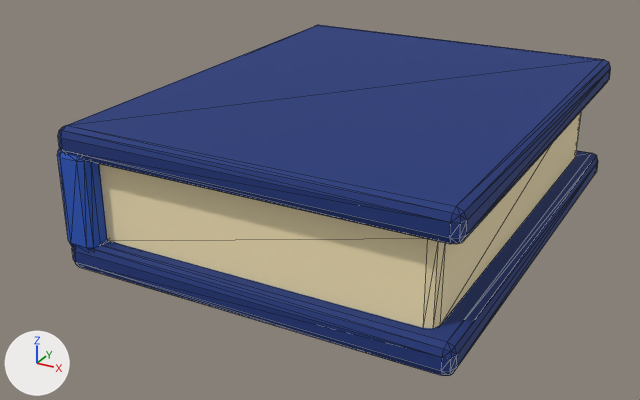
The glTF model src/Game/Assets/Authored/props/kit_book.glb as it was, and as the next commit left it.
Both versions are drawn from a 50 mm lens placed at (0.254, -0.528, 0.269), pointed at (-0.02, -0.03, 0.02). The axes (+X, +Y, +Z) are drawn at lower left. The lights are the same throughout. The picture after the commit comes second. Mesh edges are drawn as thin lines.

Names of what the first picture shows: 'Blue leather cover', 'Blue leather cover.001', 'Book pages', 'Book spine'.
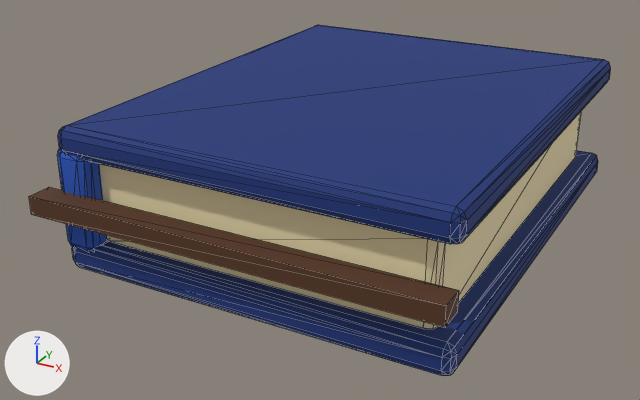
The edits, one by one:
Material 'leather' (mat_leather) is new.
Its base color is (0.0946, 0.0347, 0.0125) (brown #57341d).
Its roughness is 0.78.
Mesh me_woodland_worn_prop_binding is new.
It is a box spanning x -0.141..0.13, y -0.178..-0.161, z 0.042..0.054.
It uses material mat_leather (brown #57341d).
Object 'Woodland worn prop binding' (ob_woodland_worn_prop_binding) is new; it shows me_woodland_worn_prop_binding.
Its location is (0.0, 0.0, 0.0).

Location of each change, [x1, y1, x2, y2] in pixels of the pictures (640 x 400 px):
'Woodland worn prop binding', added (brown): after [29, 187, 459, 327]
